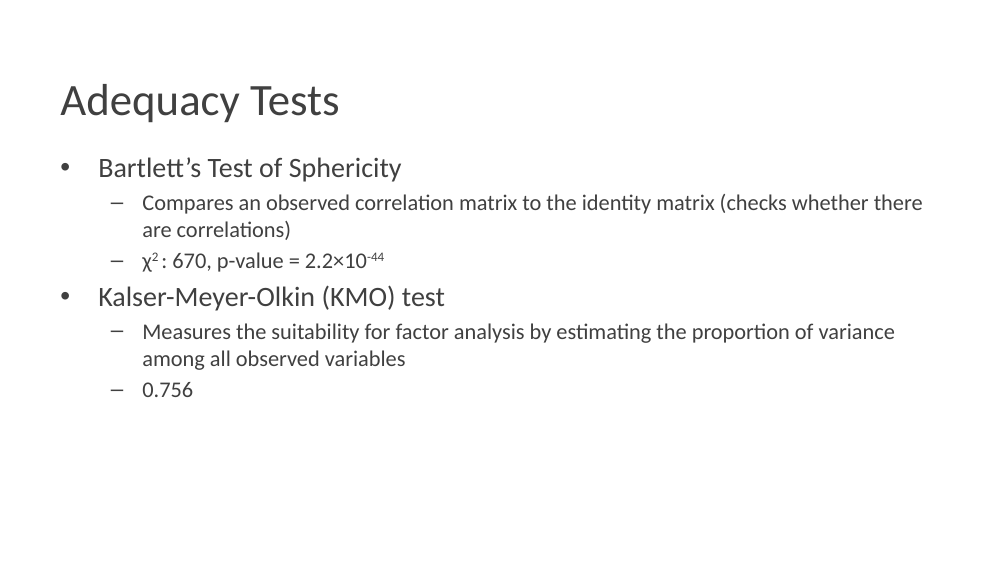
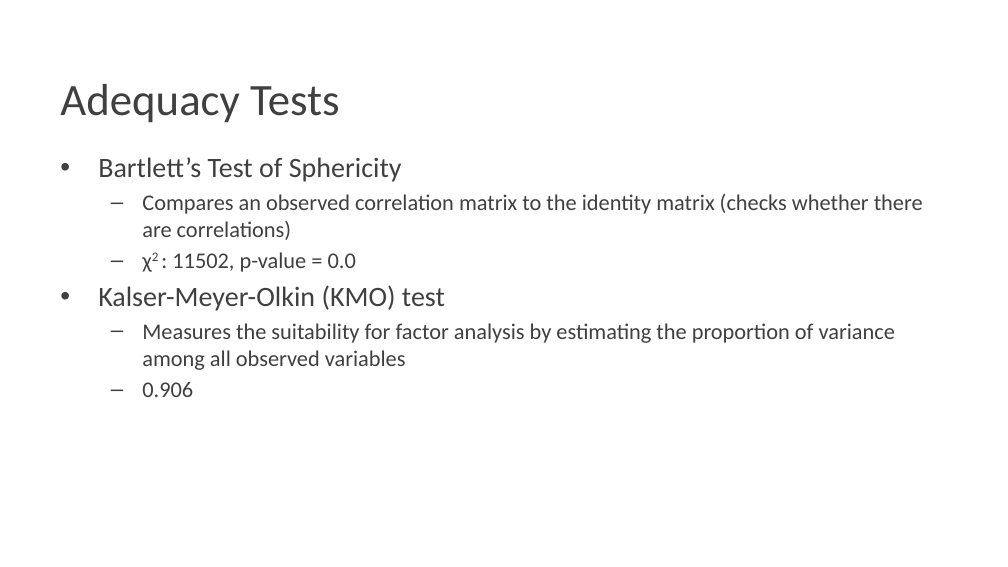
Before and after one commit to Pontigre/PER_analysis, a slide deck: slide 9 of Analysis_explanation.pptx (slide 14 before the commit). Drawn at 1008x567 pixels with LibreOffice and Linux fonts; fonts in the diff are those of the drawing; background and template pictures are left out. Boxes give left, top, right and bottom in pixels: in the first picture for what was removed or moved away, otherwise in the second. Text is boxed around its words. In the diff, an @@ line names an element or a change of style, - is before the commit and + after.

```diff
--- a/Analysis_explanation.pptx
+++ b/Analysis_explanation.pptx
@@ text at (172, 252, 356, 272): text changed @@
-  – χ2 : 670, p-value = 2.2×10-44
+  – χ2 : 11502, p-value = 0.0
@@ text at (142, 382, 193, 397): text changed @@
-  – 0.756
+  – 0.906
```
Also in this commit, not shown: 10 other slides changed, 1 slide removed, 36 other files.
